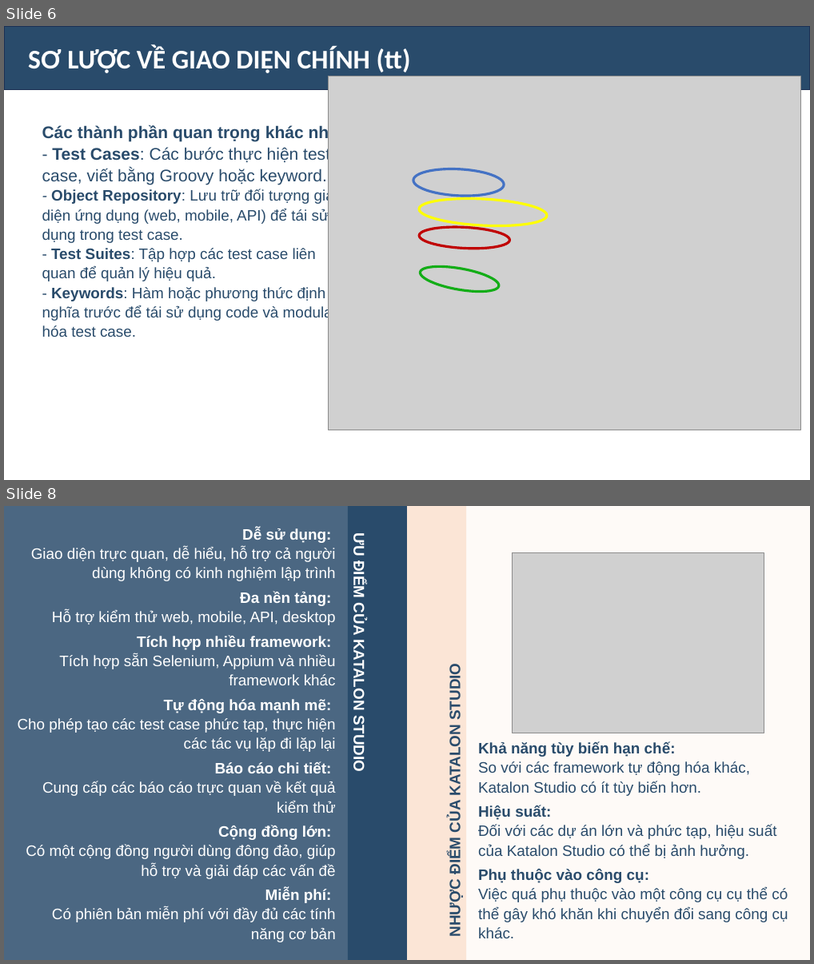
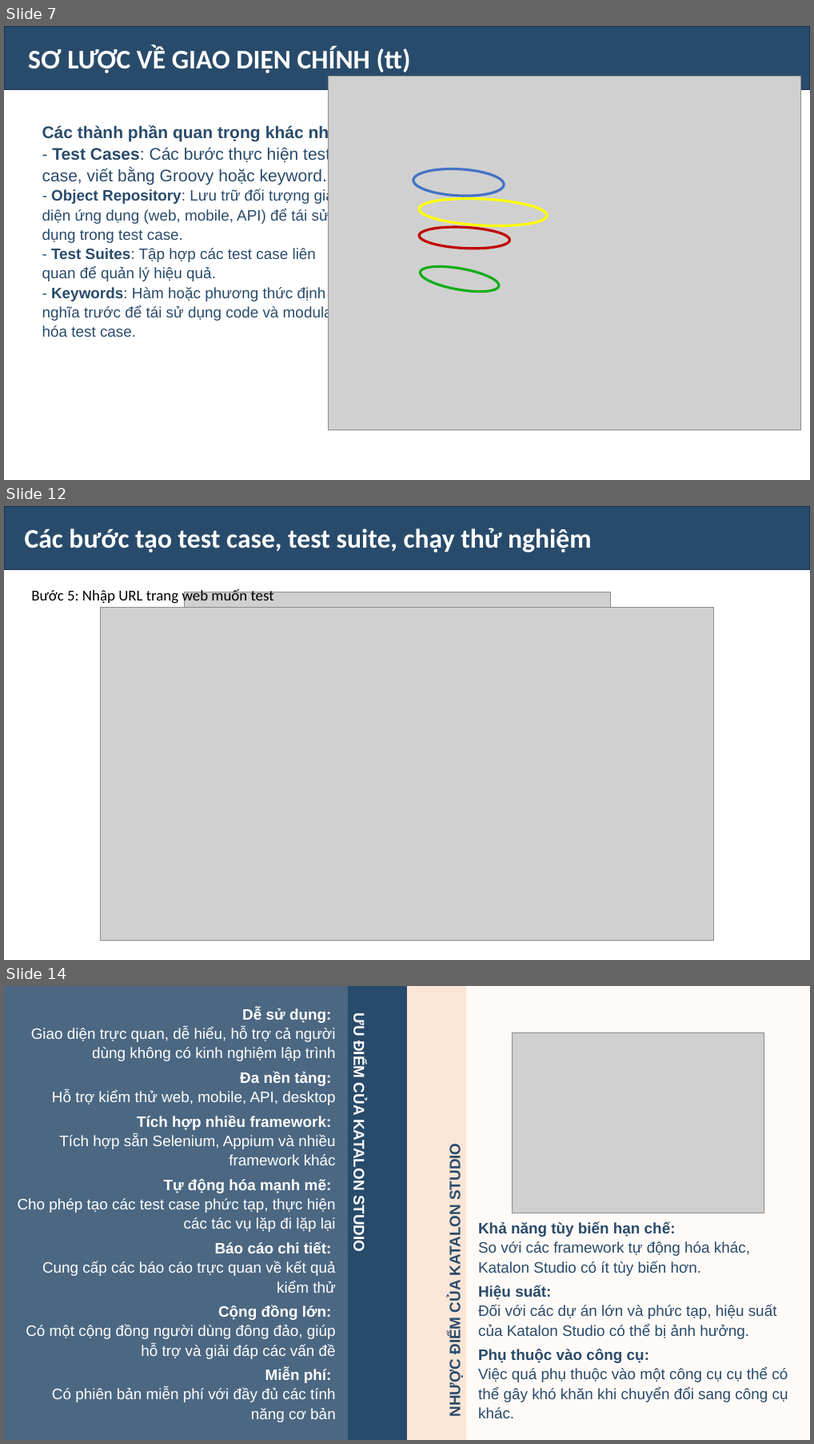
Before and after one commit to Oanh1503-git/DoAnKiemThu, a slide deck: THTH_slide.pptx. Shown one above the other, each under a label of ours: slides 6 and 8 before the commit, slides 7, 12 and 14 after it; the slides between them are not shown. The pictures are 814x964 and 814x1444 pixels, drawn with LibreOffice and Linux fonts; fonts in the diff are those of the drawing; grey boxes stand for pictures. Boxes give left, top, right and bottom in pixels: in the first picture for what was removed or moved away, otherwise in the second. Text is boxed around its words. In the diff, an @@ line names an element or a change of style, - is before the commit and + after.

```diff
--- a/THTH_slide.pptx
+++ b/THTH_slide.pptx
@@ slide 12 added at (x1=4, y1=506, x2=810, y2=960), background #FFFFFF @@
@@ rectangle added at (x1=4, y1=506, x2=810, y2=569), fill #00294F at 84% opacity, outline #1E3256 1 pt @@
@@ text added at (x1=25, y1=528, x2=591, y2=552), 32 pt, text #FFFFFF, bold @@
+Các bước tạo test case, test suite, chạy thử nghiệm
@@ text added at (x1=31, y1=588, x2=274, y2=605), 18 pt, text #000000 @@
+Bước 5: Nhập URL trang web muốn test
@@ picture added at (x1=184, y1=592, x2=610, y2=877) @@
@@ picture added at (x1=100, y1=607, x2=714, y2=940) @@
@@ what was slide 6 is now slide 7 @@
@@ what was slide 8 is now slide 14 @@
```
Also in this commit, not shown: 1 slide changed, 6 other slides added, 1 slide removed.
